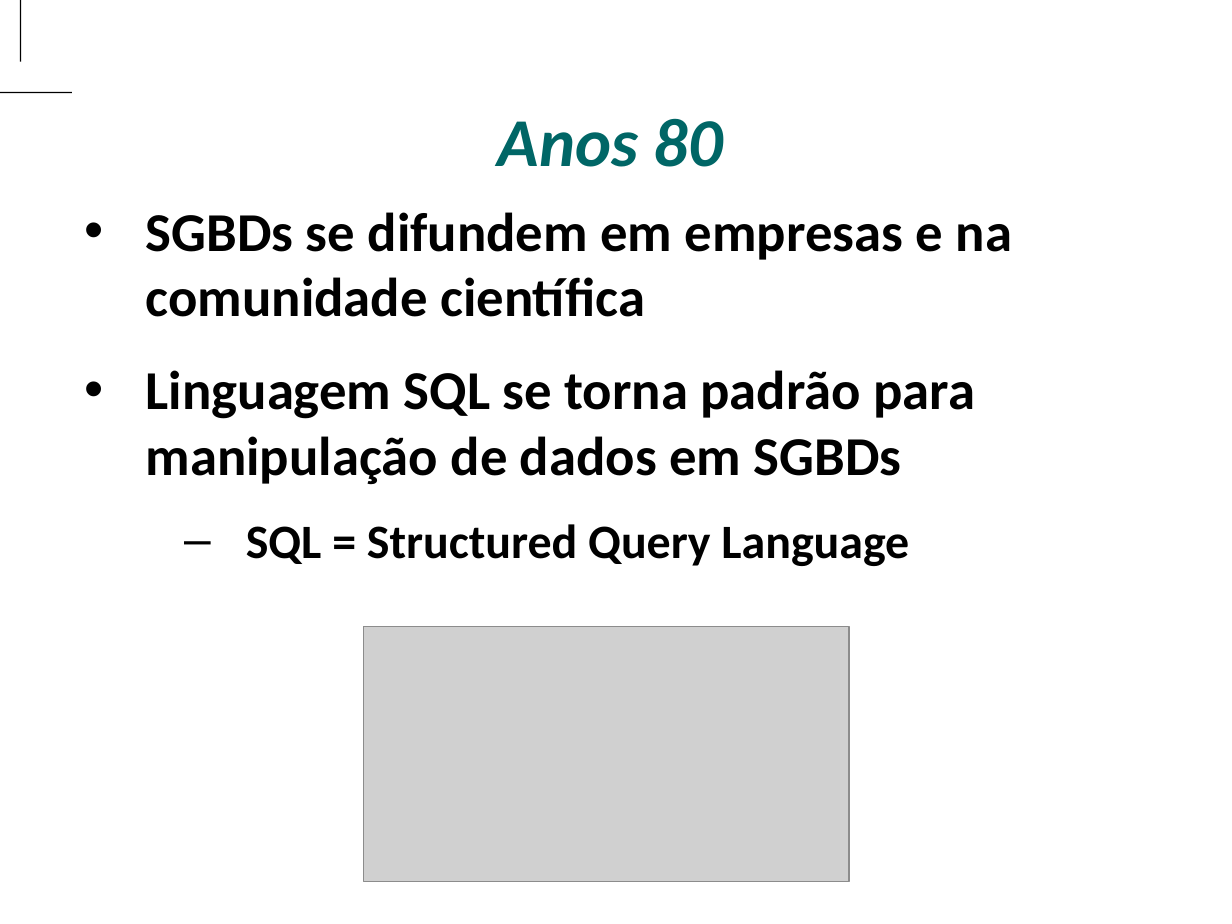
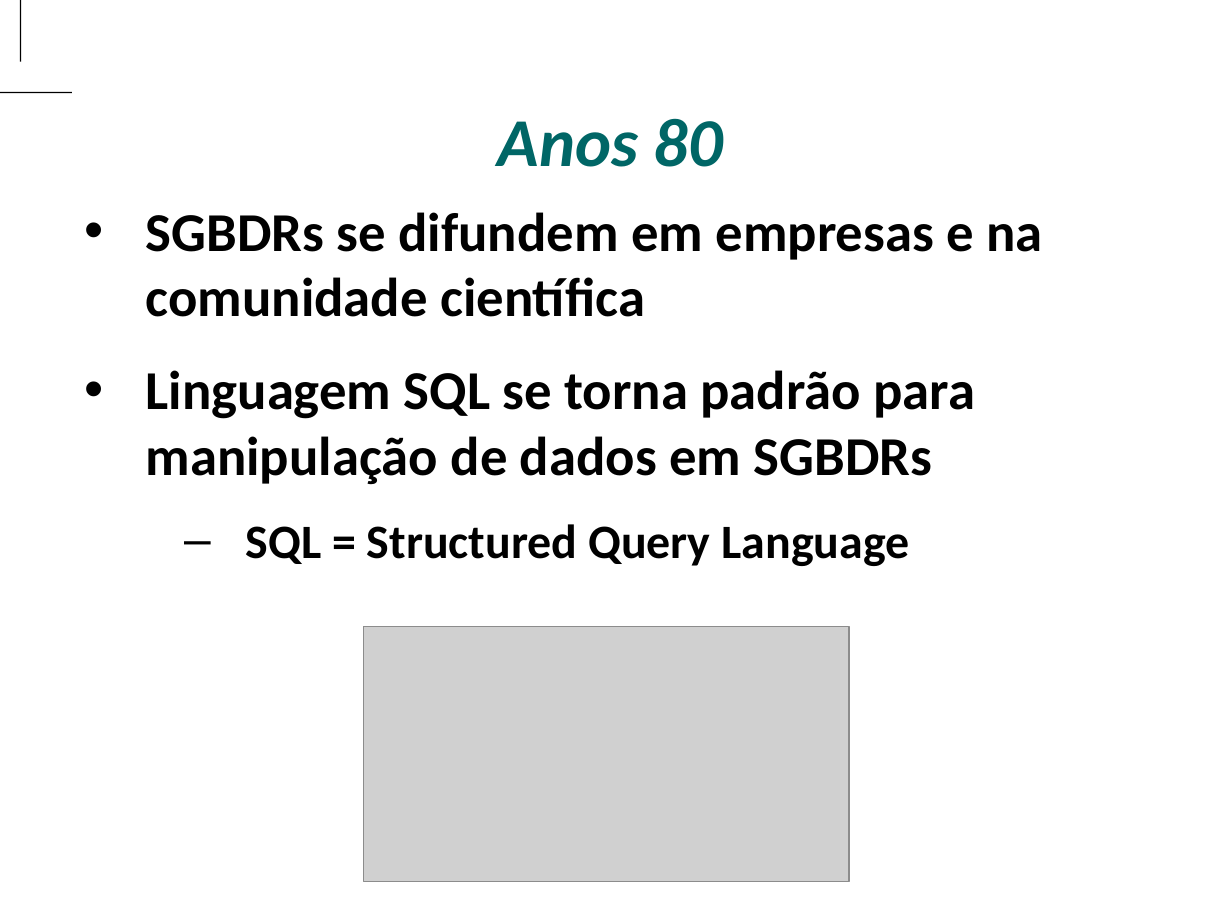
Before and after one commit to antoniomralmeida/bd, a slide deck: slide 14 of BANCO DE DADOS.pptx. Drawn at 1232x924 pixels with LibreOffice and Linux fonts; fonts in the diff are those of the drawing; grey boxes stand for pictures; background and template pictures are left out. Boxes give left, top, right and bottom in pixels: in the first picture for what was removed or moved away, otherwise in the second. Text is boxed around its words. In the diff, an @@ line names an element or a change of style, - is before the commit and + after.

```diff
--- a/BANCO DE DADOS.pptx
+++ b/BANCO DE DADOS.pptx
@@ text at (x1=146, y1=212, x2=1043, y2=484): text changed @@
-• SGBDs se difundem em empresas e na comunidade científica
-• Linguagem SQL se torna padrão para manipulação de dados em SGBDs
+• SGBDRs se difundem em empresas e na comunidade científica
+• Linguagem SQL se torna padrão para manipulação de dados em SGBDRs
```
Also in this commit, not shown: 3 other slides changed, 13 slides added.
